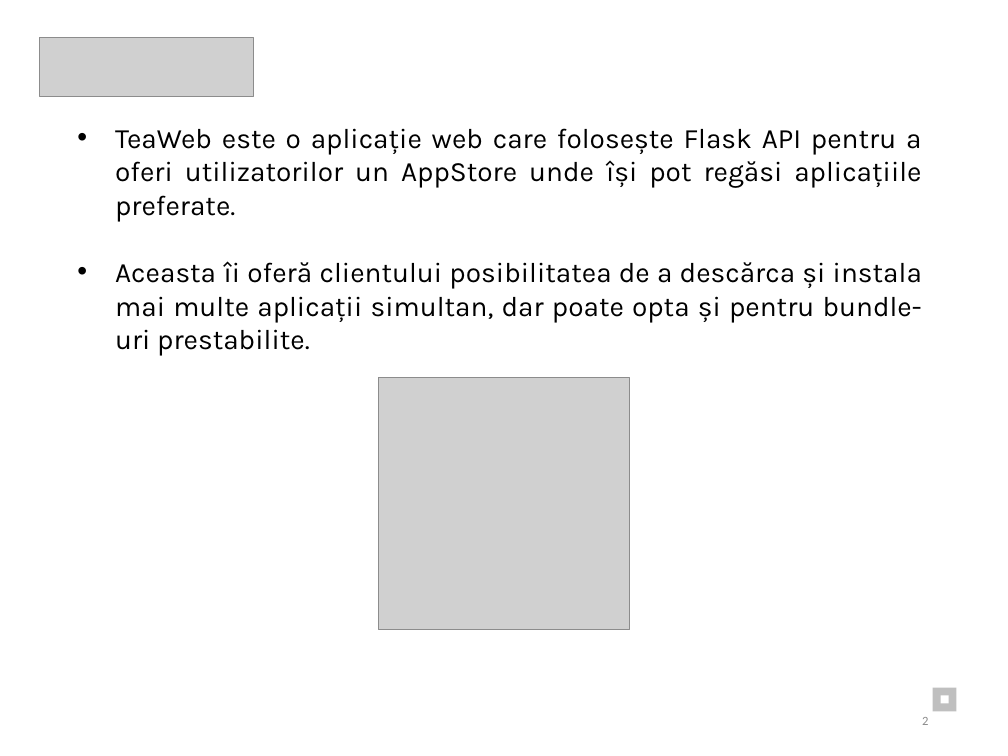
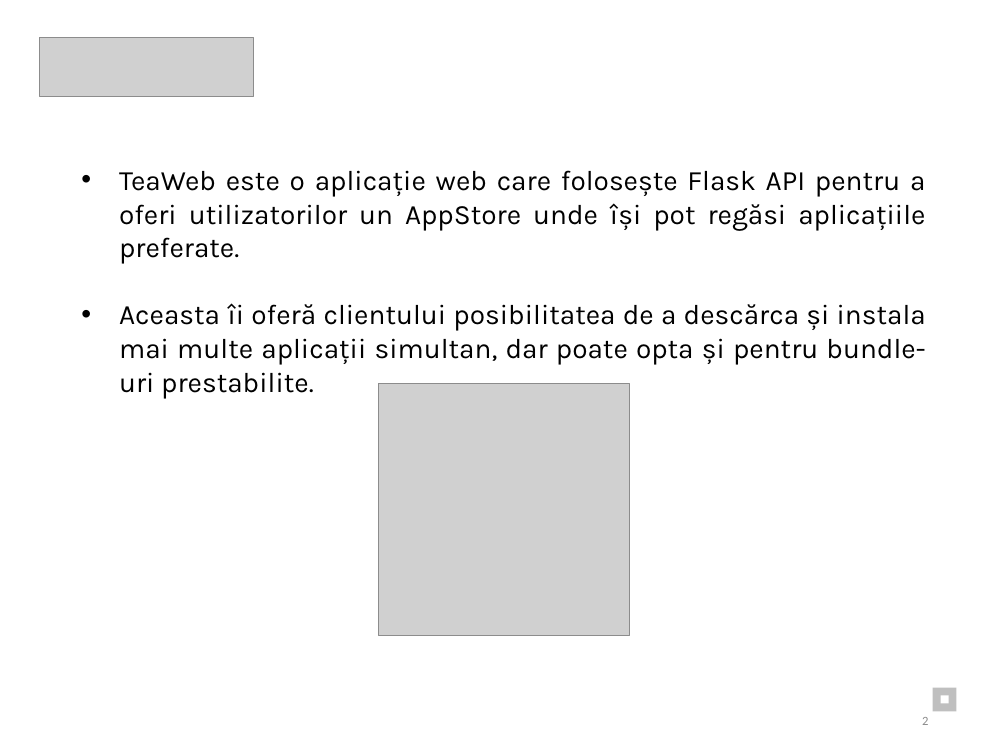
Before and after one commit to Eduard2609/TeaPython_ISW, a slide deck: slide 2 of Documentatie/Documentație_ PPT.pptx. Drawn at 1008x756 pixels with LibreOffice and Linux fonts; fonts in the diff are those of the drawing; grey boxes stand for pictures. Boxes give left, top, right and bottom in pixels: in the first picture for what was removed or moved away, otherwise in the second. Text is boxed around its words. In the diff, an @@ line names an element or a change of style, - is before the commit and + after.

```diff
--- a/Documentatie/Documentație_ PPT.pptx
+++ b/Documentatie/Documentație_ PPT.pptx
@@ text "TeaWeb este o aplicație web ...": place and size @@
-text "TeaWeb este o aplicație web ..." at box(115, 128, 922, 323)
+text "TeaWeb este o aplicație web ..." at box(119, 170, 926, 365)
@@ picture: place and size @@
-picture at box(378, 378, 630, 630)
+picture at box(378, 384, 630, 636)
```
Also in this commit, not shown: 12 other slides changed, 1 slide removed, 1 other file.
